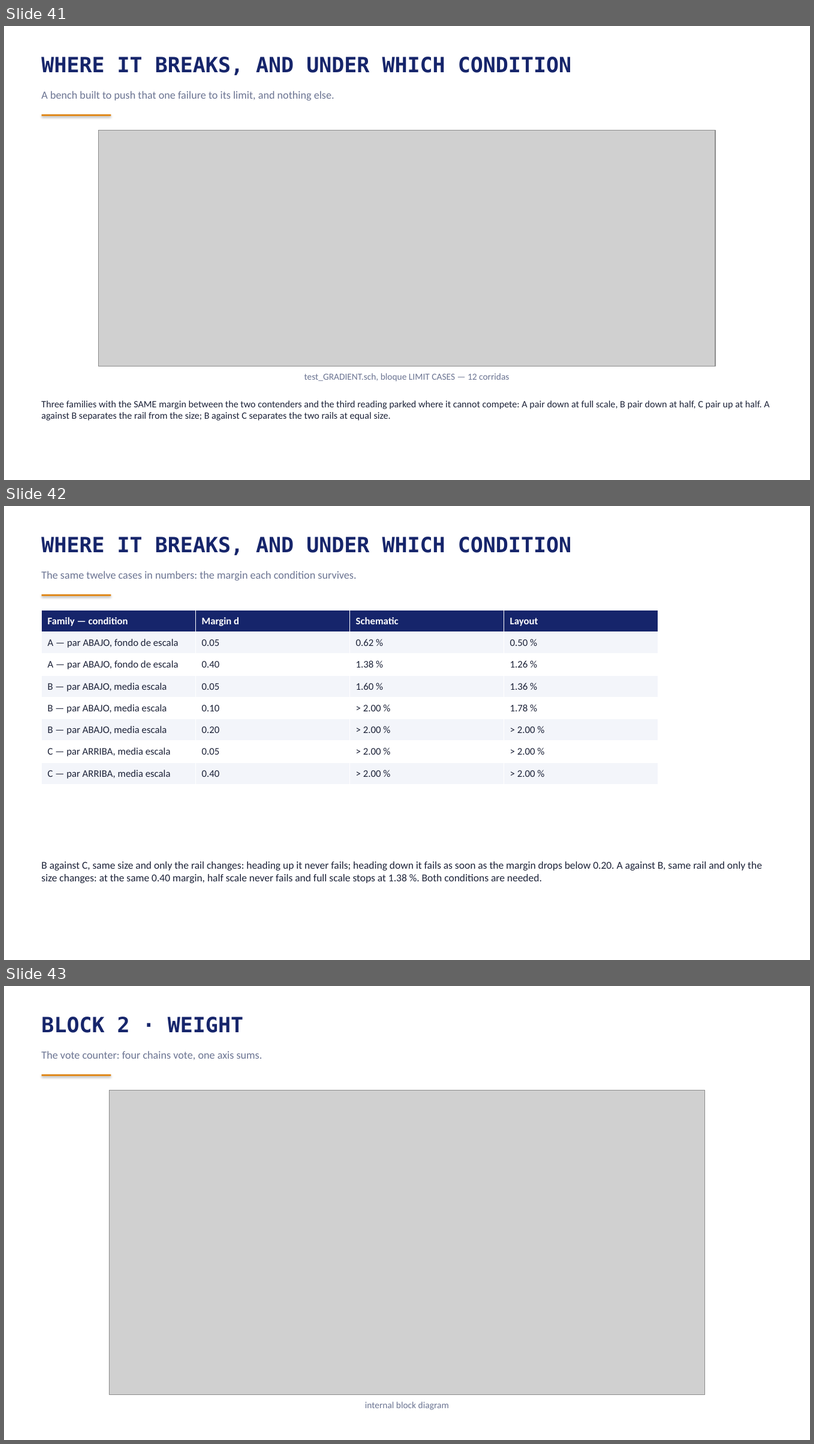
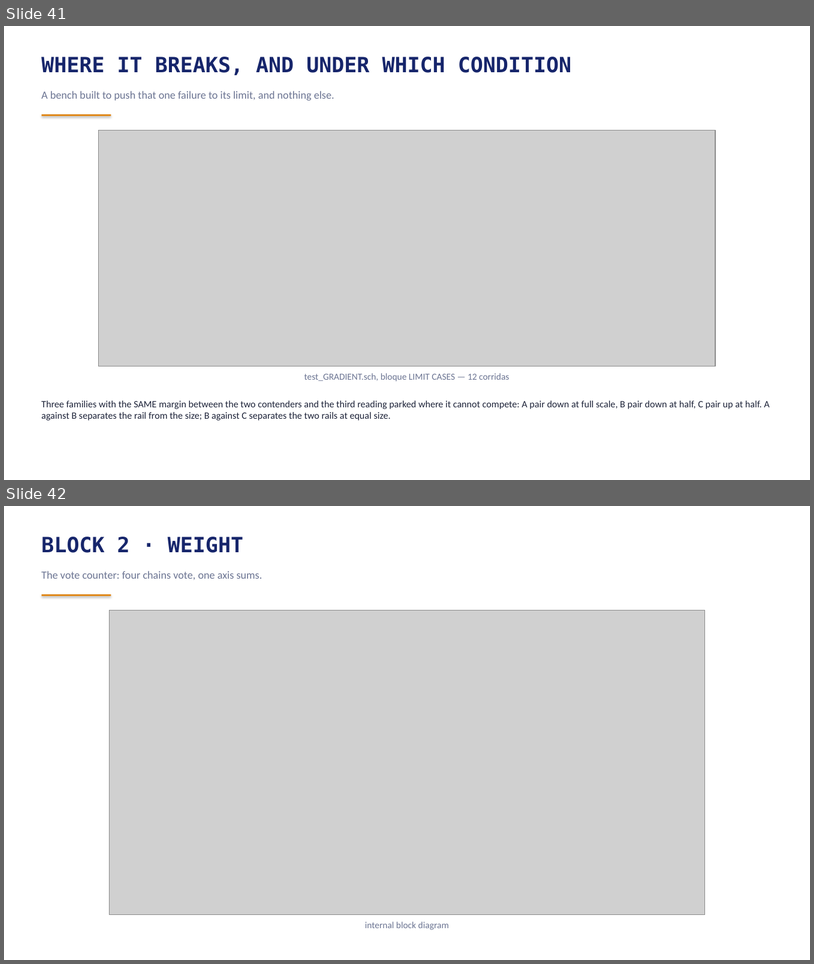
Before and after one commit to AnBuiUCI/sscs-2026-zotnetic, a slide deck: FINAL/reportes/reporte_zotnetic_EN.pptx. Shown one above the other, each under a label of ours: slides 41, 42 and 43 before the commit, slides 41 and 42 after it. The pictures are 814x1444 and 814x964 pixels, drawn with LibreOffice and Linux fonts; fonts in the diff are those of the drawing; grey boxes stand for pictures. Boxes give left, top, right and bottom in pixels: in the first picture for what was removed or moved away, otherwise in the second. Text is boxed around its words. In the diff, an @@ line names an element or a change of style, - is before the commit and + after.

```diff
--- a/FINAL/reportes/reporte_zotnetic_EN.pptx
+++ b/FINAL/reportes/reporte_zotnetic_EN.pptx
@@ slide 42 removed at [4, 506, 810, 960], background #FFFFFF @@
@@ text removed at [41, 537, 572, 555] @@
-WHERE IT BREAKS, AND UNDER WHICH CONDITION
@@ text removed at [41, 571, 356, 580] @@
-The same twelve cases in numbers: the margin each condition survives.
@@ rectangle removed at [42, 594, 111, 596] @@
@@ table removed at [42, 610, 659, 784], 8 rows, 4 columns @@
-Family — condition | Margin d | Schematic | Layout
-A — par ABAJO, fondo de escala | 0.05 | 0.62 % | 0.50 %
-A — par ABAJO, fondo de escala | 0.40 | 1.38 % | 1.26 %
-B — par ABAJO, media escala | 0.05 | 1.60 % | 1.36 %
-B — par ABAJO, media escala | 0.10 | > 2.00 % | 1.78 %
-B — par ABAJO, media escala | 0.20 | > 2.00 % | > 2.00 %
-C — par ARRIBA, media escala | 0.05 | > 2.00 % | > 2.00 %
-C — par ARRIBA, media escala | 0.40 | > 2.00 % | > 2.00 %
@@ text removed at [41, 861, 762, 883] @@
-B against C, same size and only the rail changes: heading up it never fails; heading down it fails as soon as the margin drops below 0.20. A against B, same rail and only the size changes: at the same 0.40 margin, half scale never fails and full scale stops at 1.38 %. Both conditions are needed.
@@ what was slide 43 is now slide 42 @@
```
Also in this commit, not shown: 4 slides changed, 6 other files.
